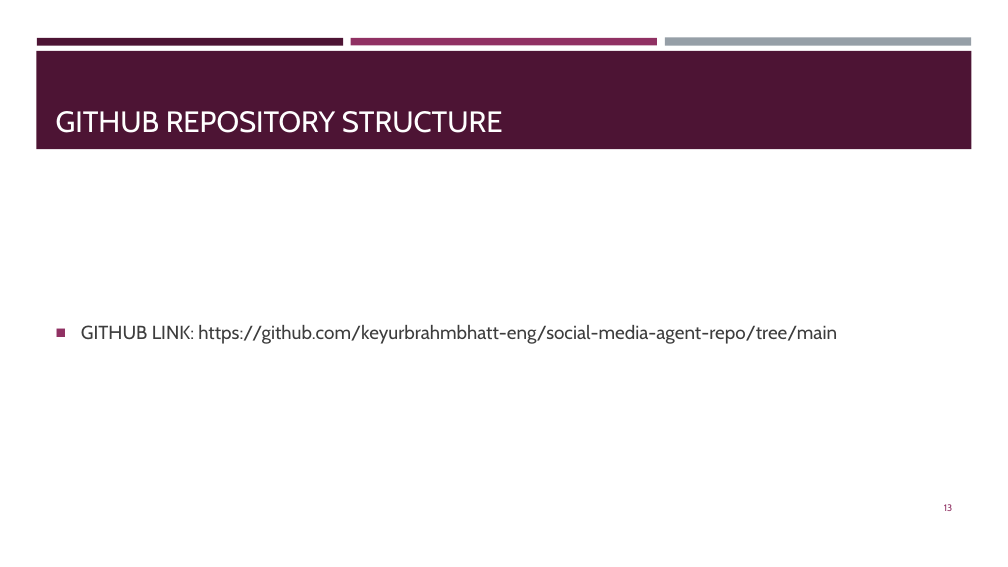
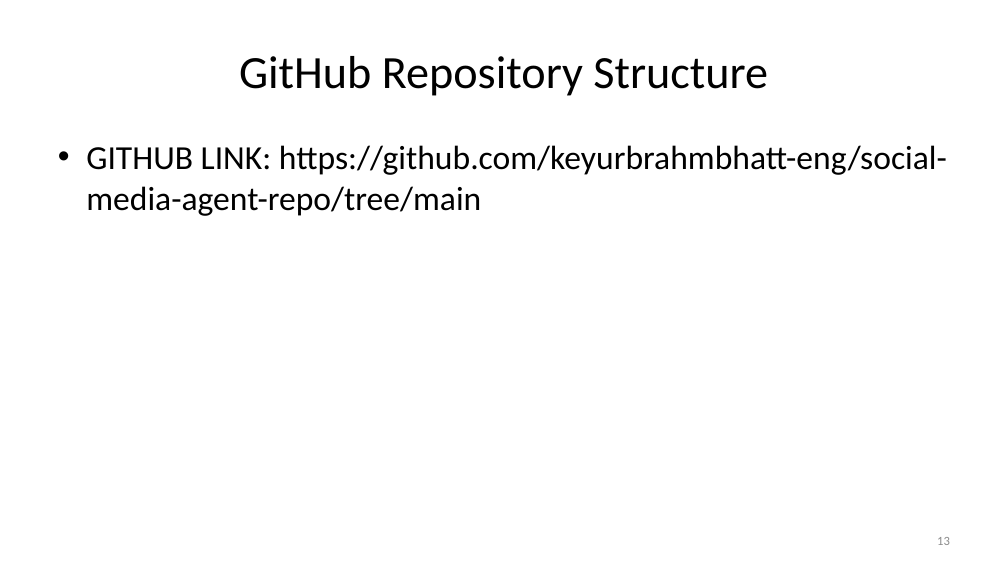
Before and after one commit to keyurbrahmbhatt-eng/social-media-agent-repo, a slide deck: slide 13 of KNB_Social_Media_Agent_Formatted_Presentation.pptx. Drawn at 1008x567 pixels with LibreOffice and Linux fonts; fonts in the diff are those of the drawing. Boxes give left, top, right and bottom in pixels: in the first picture for what was removed or moved away, otherwise in the second. Text is boxed around its words. In the diff, an @@ line names an element or a change of style, - is before the commit and + after.

```diff
--- a/KNB_Social_Media_Agent_Formatted_Presentation.pptx
+++ b/KNB_Social_Media_Agent_Formatted_Presentation.pptx
@@ title "GitHub Repository Structure" at (239,56,768,96): vertical alignment bottom to middle @@
@@ rectangle removed at (36,51,972,149) @@
@@ rectangle removed at (37,38,343,45) @@
@@ title at (239,56,768,96): text changed; size 28 to 44 pt; font Cabin to Calibri; text colour #FFFFFF to #000000 @@
-GITHUB REPOSITORY STRUCTURE
+GitHub Repository Structure
@@ rectangle removed at (351,38,657,45) @@
@@ rectangle removed at (665,38,971,46) @@
@@ text "GITHUB LINK: https://github.com/keyurbrahmbhatt-eng/social-m ...": place and size @@
-text "GITHUB LINK: https://github.com/keyurbrahmbhatt-eng/social-m ..." at (81,325,837,344)
+text "GITHUB LINK: https://github.com/keyurbrahmbhatt-eng/social-m ..." at (86,145,947,216)
@@ text "GITHUB LINK: https://github.com/keyurbrahmbhatt-eng/social-m ..." at (86,145,947,216): size 18 to 32 pt, font Cabin to Calibri, text colour #3D3D3D to #000000; bullet ■ to •; less space between paragraphs; vertical alignment middle to top @@
@@ page number: place and size @@
-page number at (944,504,953,511)
+page number at (937,537,950,545)
@@ page number at (937,537,950,545): size 9 to 12 pt, font Cabin to Calibri, text colour #903163 to #8C8C8C @@
```
Also in this commit, not shown: 13 other slides changed.
